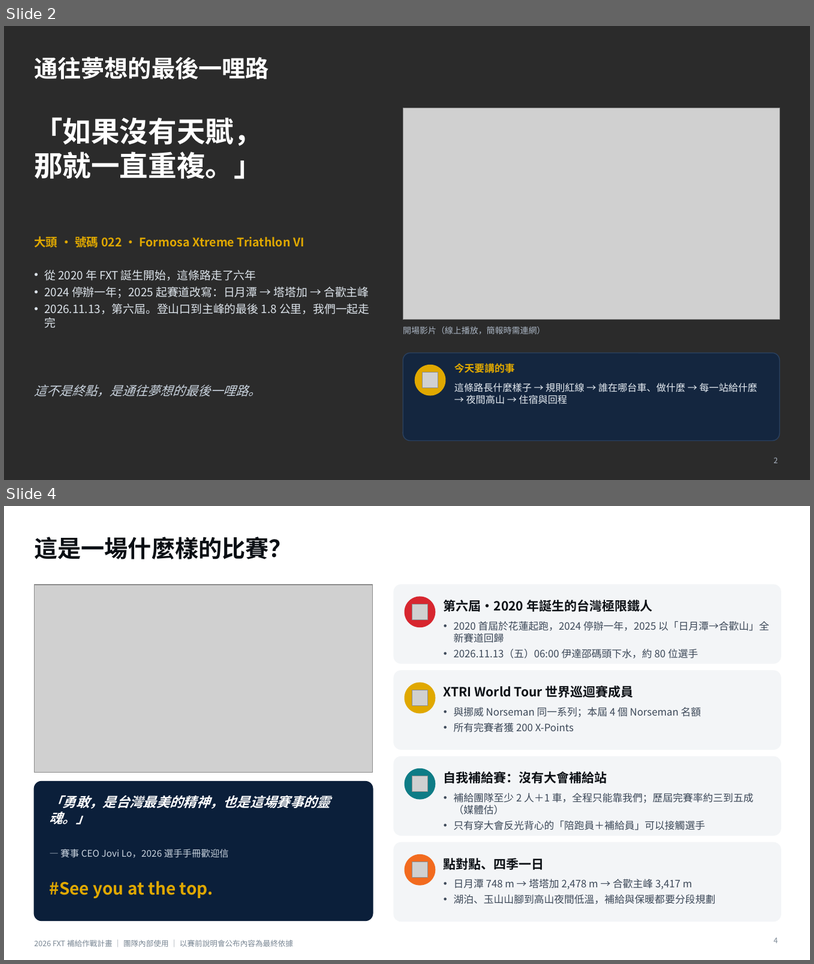
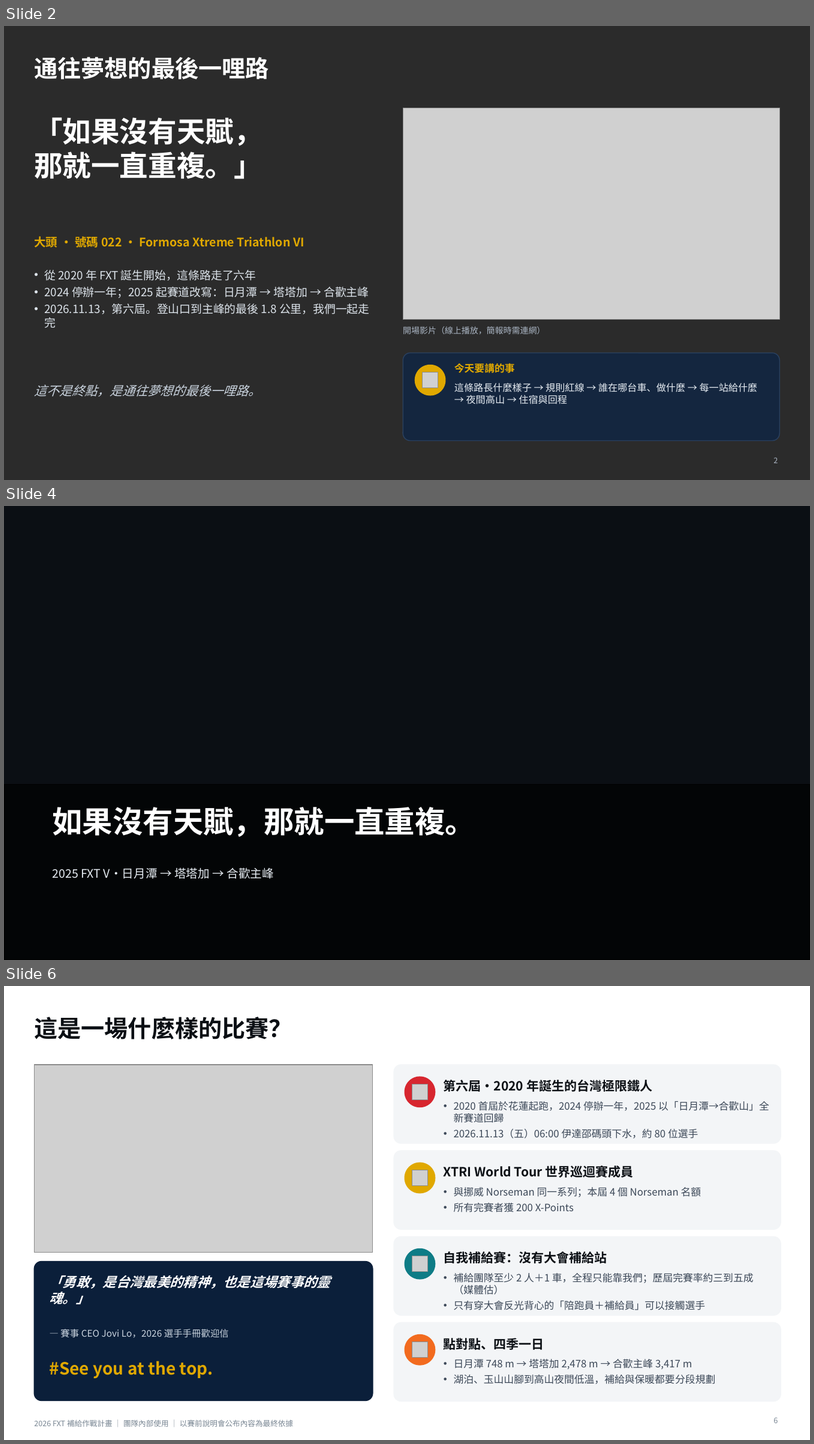
Before and after one commit to powermovebboy-sys/Race-site, a slide deck: deck/2026_FXT_補給作戰計畫.pptx. Shown one above the other, each under a label of ours: slides 2 and 4 before the commit, slides 2, 4 and 6 after it; the slides between them are not shown. The pictures are 814x964 and 814x1444 pixels, drawn with LibreOffice and Linux fonts; fonts in the diff are those of the drawing; grey boxes stand for pictures; background and template pictures are left out; a plain dark background stands for a picture behind light text. Boxes give left, top, right and bottom in pixels: in the first picture for what was removed or moved away, otherwise in the second. Text is boxed around its words. In the diff, an @@ line names an element or a change of style, - is before the commit and + after.

```diff
--- a/deck/2026_FXT_補給作戰計畫.pptx
+++ b/deck/2026_FXT_補給作戰計畫.pptx
@@ slide 4 added at [4, 506, 810, 960], background picture (left out) @@
@@ rectangle added at [4, 784, 810, 960], fill #000000 at 65% opacity, outline #000000 1 pt @@
@@ text added at [53, 807, 476, 837], 36 pt, text #FFFFFF, bold @@
+如果沒有天賦，那就一直重複。
@@ text added at [53, 867, 275, 879], 14 pt, text #E6ECF2 @@
+2025 FXT V・日月潭 → 塔塔加 → 合歡主峰
@@ what was slide 4 is now slide 6 @@
@@ page number at [774, 1417, 778, 1423]: text changed @@
-4
+6
```
Also in this commit, not shown: 2 slides changed, 1 other slide added, 21 other files.
